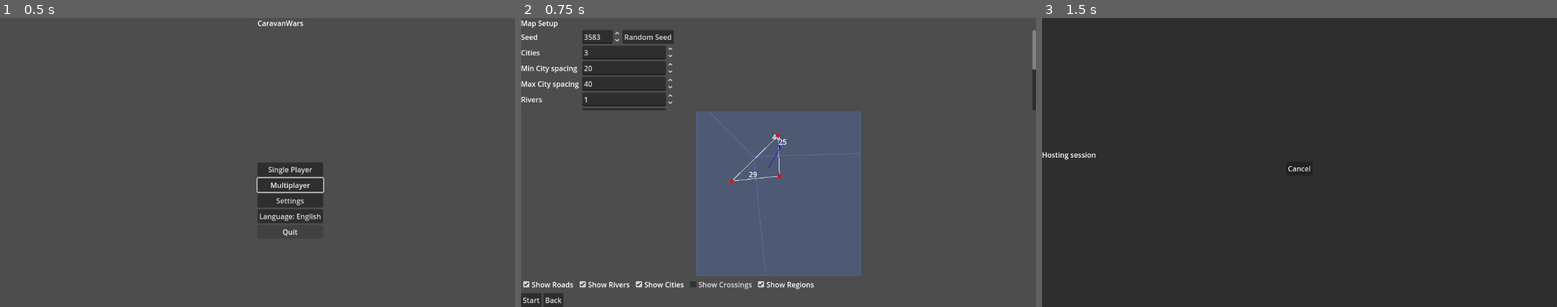
Above: before the commit, frames 1-3 (left to right).
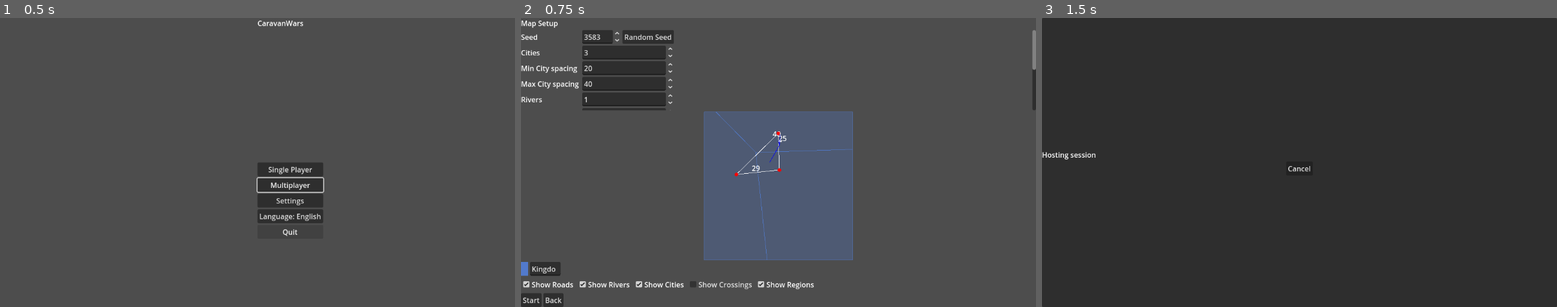
Above: after the commit, the same moments.

Repository: sepa79/CaravanWars
Game: Godot game, scene res://scenes/Main.tscn
The game is run twice, just before and just after one commit, with the same random seed, the same clock (stepped at 60 frames per second) and the same inputs.
Inputs:
- Up to frame 1 (0.5 s): no input
- Up to frame 2 (0.75 s): click "Single Player" at 0.5 s
- Up to frame 3 (1.5 s): click "Start" at 1.25 s

Frame 1 is identical in both runs. In frame 2, 4.1% of the frame differs, in the area x 0-66%, y 32-90%; in frame 3, nothing differs.

Commit message:
Expose kingdom colors and add legend

Diff:
--- a/game/ui/MapSetupScreen.gd
+++ b/game/ui/MapSetupScreen.gd
@@ -28,6 +28,7 @@
 @onready var height_label: Label = params.get_node("HeightLabel")
 @onready var height_spin: SpinBox = params.get_node("Height")
 @onready var map_view: MapView = $VBox/MapView
+@onready var kingdom_legend: VBoxContainer = $VBox/KingdomLegend
 @onready var show_roads_check: CheckBox = $VBox/Layers/ShowRoads
 @onready var show_rivers_check: CheckBox = $VBox/Layers/ShowRivers
 @onready var show_cities_check: CheckBox = $VBox/Layers/ShowCities
@@ -172,6 +173,7 @@
         kingdoms_spin.set_block_signals(true)
         kingdoms_spin.value = actual_city_count
         kingdoms_spin.set_block_signals(false)
+    _populate_kingdom_legend()
     start_button.disabled = false
 
 func _on_params_changed(_value: float) -> void:
@@ -223,3 +225,27 @@
     else:
         main_ui.visible = false
     previous_state = state
+
+func _populate_kingdom_legend() -> void:
+    for child in kingdom_legend.get_children():
+        child.queue_free()
+    var colors: Dictionary = map_view.get_kingdom_colors()
+    if not current_map.has("kingdom_names"):
+        current_map["kingdom_names"] = {}
+    var names: Dictionary = current_map["kingdom_names"]
+    for kingdom_id in colors.keys():
+        var entry := HBoxContainer.new()
+        kingdom_legend.add_child(entry)
+        var swatch := ColorRect.new()
+        swatch.custom_minimum_size = Vector2(16, 16)
+        swatch.color = colors[kingdom_id]
+        entry.add_child(swatch)
+        var name_edit := LineEdit.new()
+        name_edit.text = names.get(kingdom_id, "Kingdom %d" % kingdom_id)
+        name_edit.text_changed.connect(_on_kingdom_name_changed.bind(kingdom_id))
+        entry.add_child(name_edit)
+
+func _on_kingdom_name_changed(kingdom_id: int, text: String) -> void:
+    if not current_map.has("kingdom_names"):
+        current_map["kingdom_names"] = {}
+    current_map["kingdom_names"][kingdom_id] = text
--- a/game/ui/MapSetupScreen.tscn
+++ b/game/ui/MapSetupScreen.tscn
@@ -121,6 +121,8 @@
 size_flags_vertical = 3
 script = ExtResource(2)
 
+[node name="KingdomLegend" type="VBoxContainer" parent="VBox"]
+
 [node name="Layers" type="HBoxContainer" parent="VBox"]
 size_flags_horizontal = 3
 
--- a/game/ui/MapView.gd
+++ b/game/ui/MapView.gd
@@ -27,6 +27,14 @@
     for region in regions.values():
         print("[MapView] region %s nodes: %s" % [region.id, region.boundary_nodes])
     queue_redraw()
+
+func get_kingdom_colors() -> Dictionary:
+    var colors: Dictionary = {}
+    var regions: Dictionary = map_data.get("regions", {})
+    for region in regions.values():
+        if not colors.has(region.kingdom_id):
+            colors[region.kingdom_id] = Color.from_hsv(hash(region.kingdom_id) % 360 / 360.0, 0.6, 0.8)
+    return colors
 
 func _gui_input(event: InputEvent) -> void:
     if event is InputEventMouseButton:
